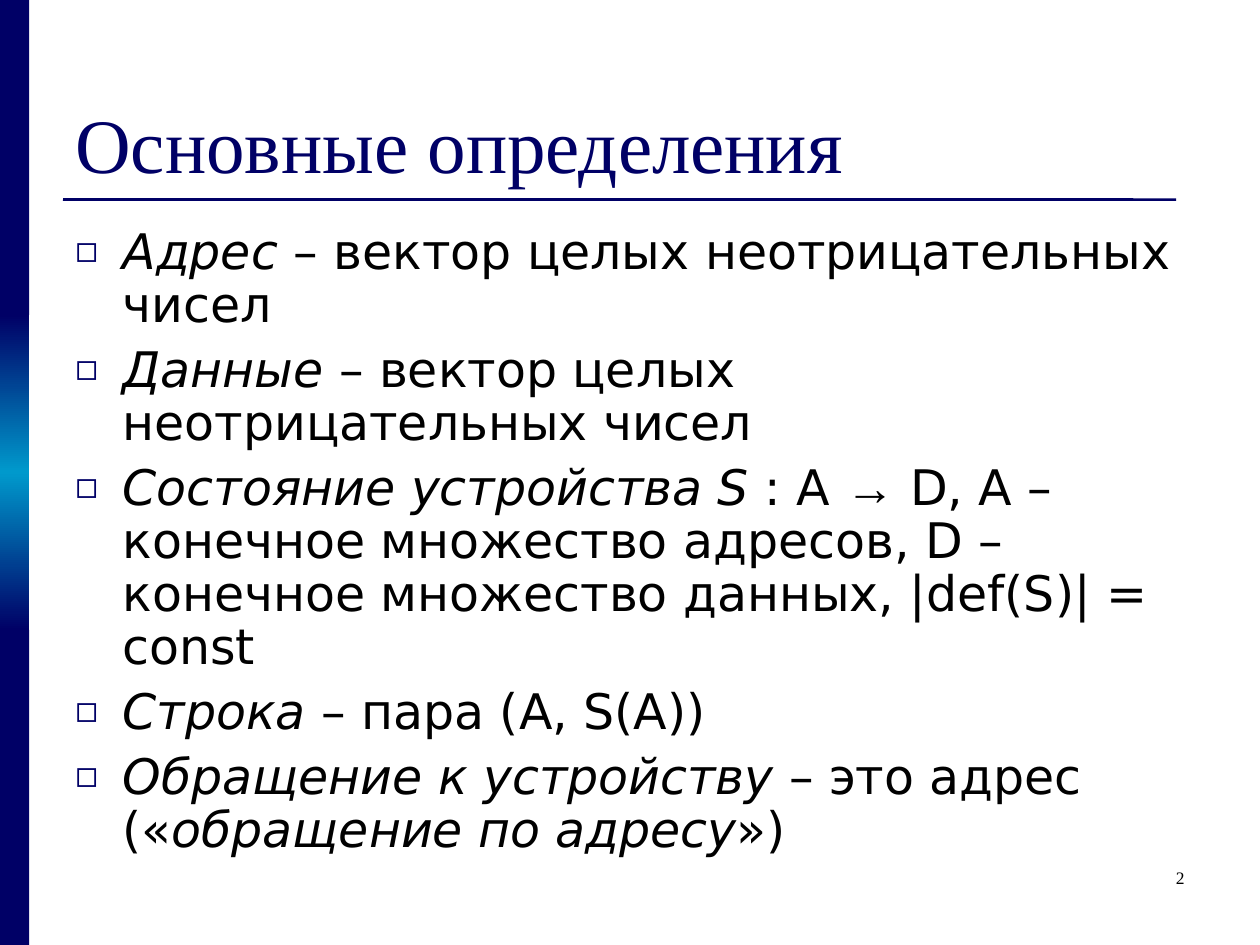
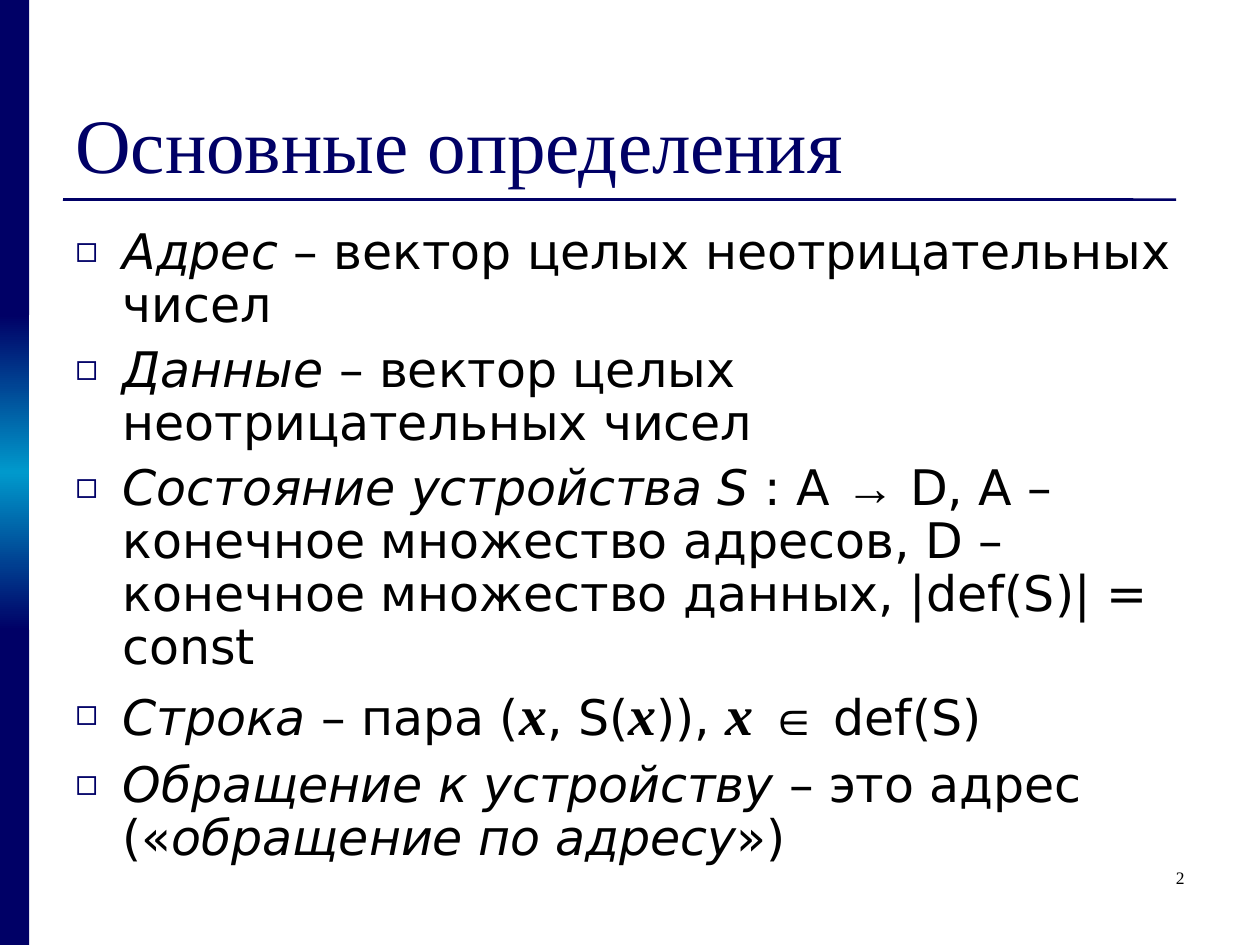
Before and after one commit to kornevgen/tesla-project, a slide deck: slide 2 of papers/THESIS/talks/z2611.ppt. Drawn at 1260x945 pixels with LibreOffice and Linux fonts; fonts in the diff are those of the drawing. Boxes give left, top, right and bottom in pixels: in the first picture for what was removed or moved away, otherwise in the second. Text is boxed around its words. In the diff, an @@ line names an element or a change of style, - is before the commit and + after.

```diff
--- a/papers/THESIS/talks/z2611.ppt
+++ b/papers/THESIS/talks/z2611.ppt
@@ text at [123,697,982,746]: text changed @@
-◻ Строка – пара (A, S(A))
+◻ Строка – пара (x, S(x)), x ∈ def(S)
```
Also in this commit, not shown: 4 other slides changed, 4 slides added.
